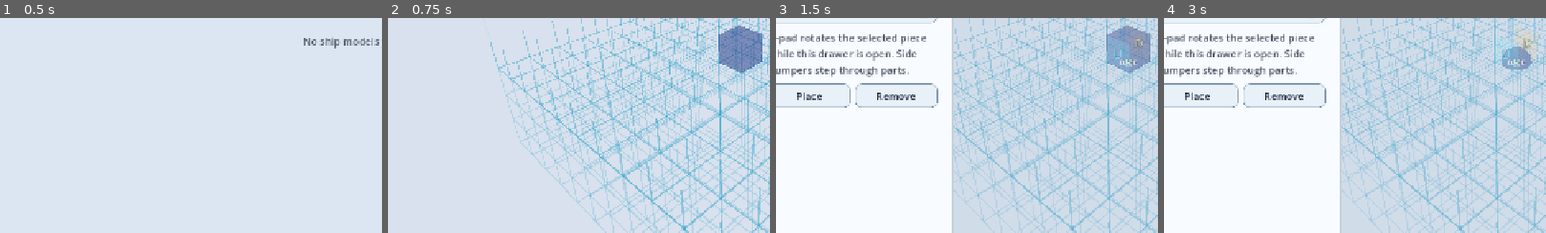
Above: before the commit, frames 1-4 (left to right).
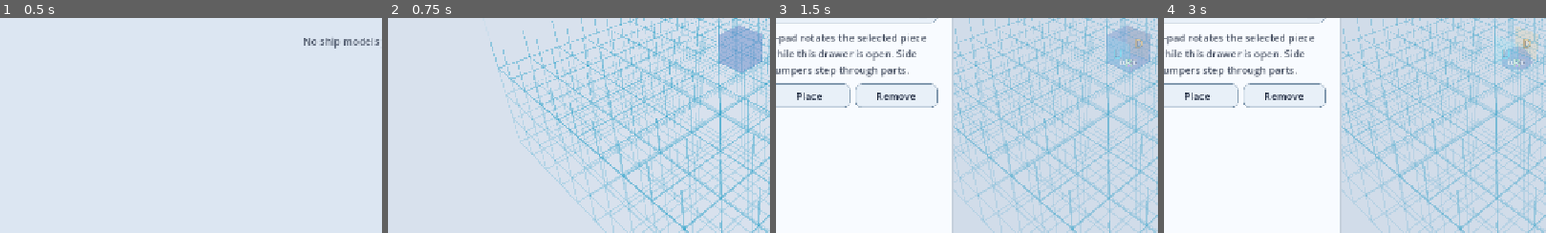
Above: after the commit, the same moments.

Repository: AkitaAttribute/SpaceMinerGame
Game: Godot game, scene res://main.tscn
Same seed, same stepped clock (60 frames per second), same inputs: the game is played once before the commit and once after it.
Inputs:
- Up to frame 1 (0.5 s): no input
- Up to frame 2 (0.75 s): click "+ Add" at 0.5 s
- Up to frame 3 (1.5 s): click "Parts" at 1.25 s
- Up to frame 4 (3 s): click "Selected Cube" at 2 s; click "Half Sphere" at 2.75 s
The pictures show only the part of the screen within x 4-54%, y 46-96%; the shares and areas given below are measured in that part.

Frame 1 is identical in both runs. In frame 2, 2.0% of the frame differs, in the area x 86-98%, y 3-26%; in frame 3, 1.7%; in frame 4, 0.4%.

Commit message:
Correct Filmic ship color compensation

Diff:
--- a/scripts/part_factory.gd
+++ b/scripts/part_factory.gd
@@ -349,17 +349,22 @@
     if ghost:
         final_color.a = 0.46
         material.transparency = BaseMaterial3D.TRANSPARENCY_ALPHA
-    # UI swatches are display-space sRGB, while the ship is rendered through
-    # the scene's Filmic tonemapper. Pre-compensate only ship material RGB so
-    # the Filmic output lands on the selected swatch color without changing the
-    # planet, asteroids, background, or any other scene rendering.
+    # UI swatches are display-space sRGB, while StandardMaterial3D converts
+    # albedo colors to linear before the scene's Filmic tonemapper. To make a
+    # rendered ship part land on the same visible color as its UI swatch:
+    #   sRGB swatch -> desired linear output -> inverse Filmic -> sRGB material.
+    # The final linear_to_srgb() is important because albedo_color will perform
+    # its normal sRGB-to-linear conversion in the renderer. Omitting it was the
+    # reason the previous compensation over-darkened and over-saturated colors.
     var target_linear := final_color.srgb_to_linear()
-    var compensated := Color(
+    var compensated_linear := Color(
         _inverse_filmic_channel(target_linear.r),
         _inverse_filmic_channel(target_linear.g),
         _inverse_filmic_channel(target_linear.b),
         final_color.a
     )
+    var compensated := compensated_linear.linear_to_srgb()
+    compensated.a = final_color.a
     material.albedo_color = compensated
 
     # Ship-builder parts are editor geometry, not scene-lit objects. Keep every
